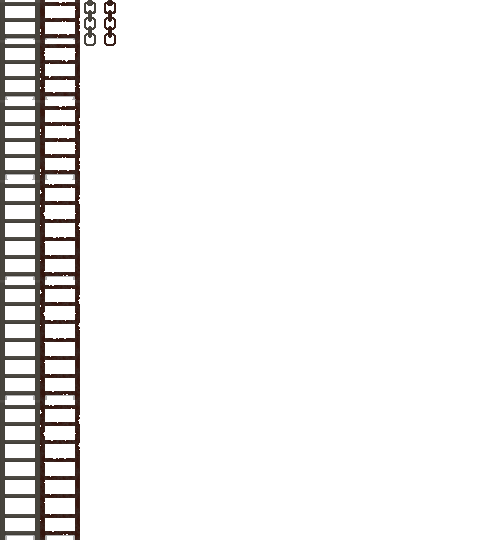
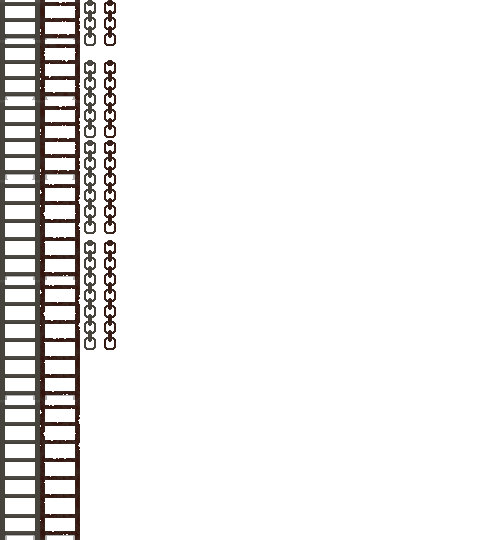
Layer changes from the first 500px x 540px image to the second:
painted on "Background" over left=84, top=60, right=116, bottom=350
